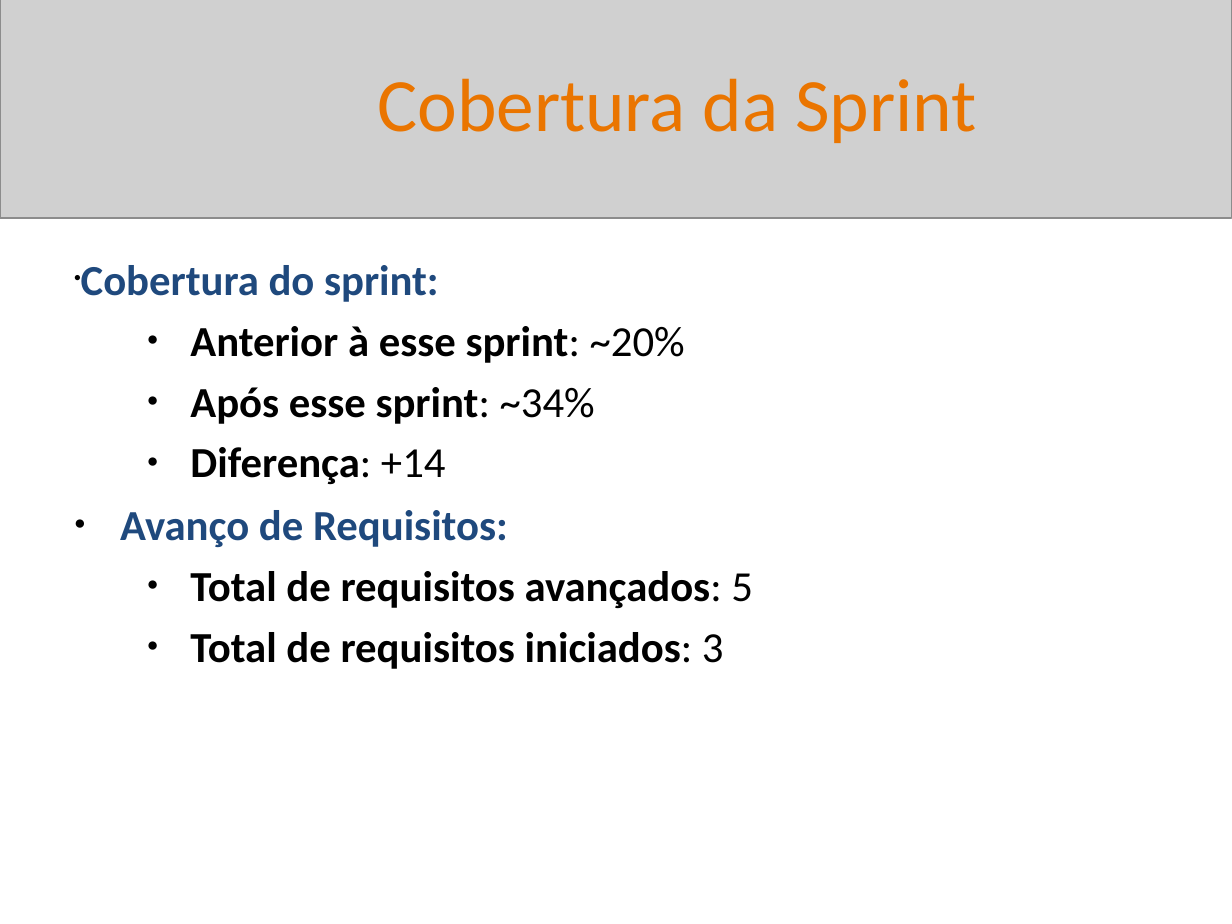
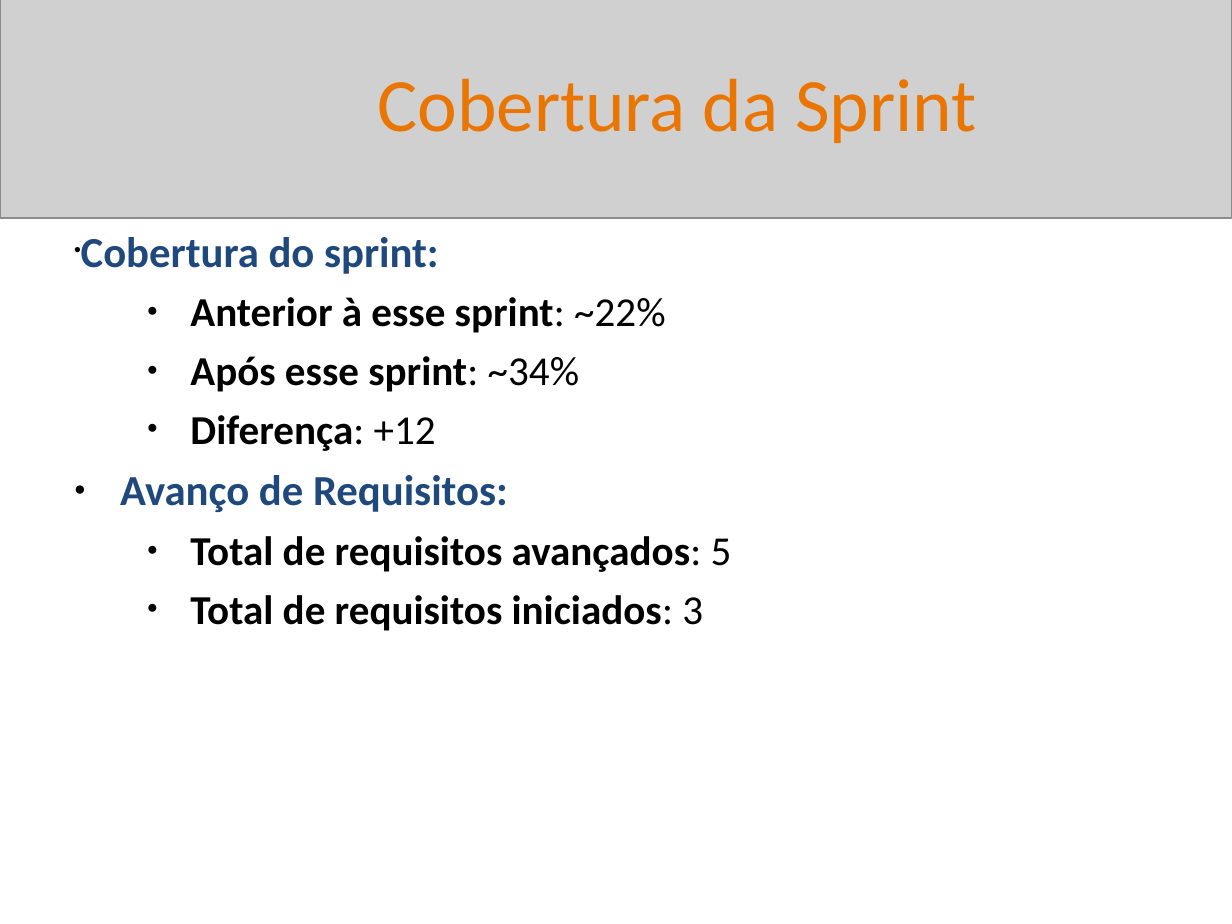
Before and after one commit to BetoFigu66/AgenteAssistenteDeVendas, a slide deck: slide 10 of artefatos/gerente_de_projetos/reports/sprint_02_20260510_Interno.pptx. Drawn at 1232x924 pixels with LibreOffice and Linux fonts; fonts in the diff are those of the drawing; grey boxes stand for pictures. Boxes give left, top, right and bottom in pixels: in the first picture for what was removed or moved away, otherwise in the second. Text is boxed around its words. In the diff, an @@ line names an element or a change of style, - is before the commit and + after.

Commit message:
Evolução do gerente de projetos na geração de sprint report (gráfico de cobertura).

```diff
--- a/artefatos/gerente_de_projetos/reports/sprint_02_20260510_Interno.pptx
+++ b/artefatos/gerente_de_projetos/reports/sprint_02_20260510_Interno.pptx
@@ text "Cobertura do sprint:": place and size @@
-text "Cobertura do sprint:" at bbox=[81, 265, 753, 669]
+text "Cobertura do sprint:" at bbox=[81, 237, 732, 631]
@@ text at bbox=[190, 297, 665, 333]: text changed; size 25 to 24 pt @@
-  ● Anterior à esse sprint: ~20%
+  ● Anterior à esse sprint: ~22%
@@ text at bbox=[190, 356, 732, 631]: size 25 to 24 pt in "Após esse sprint: ~34%", "Total de requisitos avançados: 5", "Total de requisitos iniciados: 3" @@
@@ text at bbox=[190, 415, 436, 451]: text changed; size 25 to 24 pt @@
-  ● Diferença: +14
+  ● Diferença: +12
```
Also in this commit, not shown: 1 other slide changed, 2 slides removed, 6 other files.
